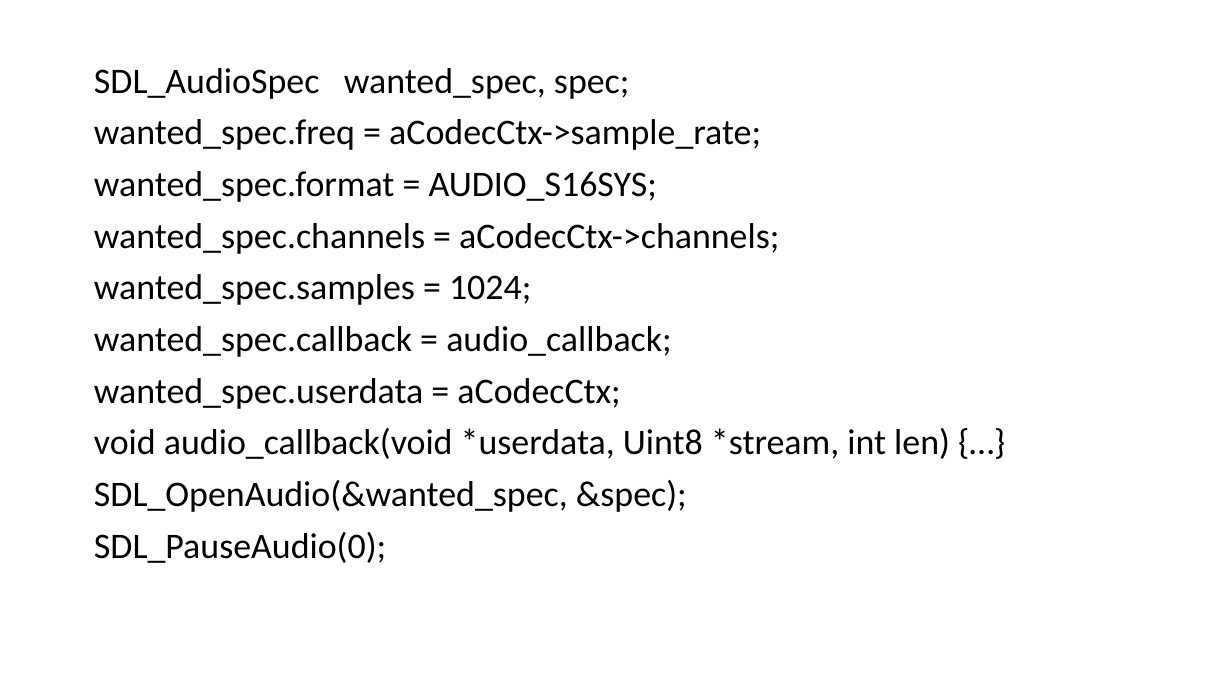
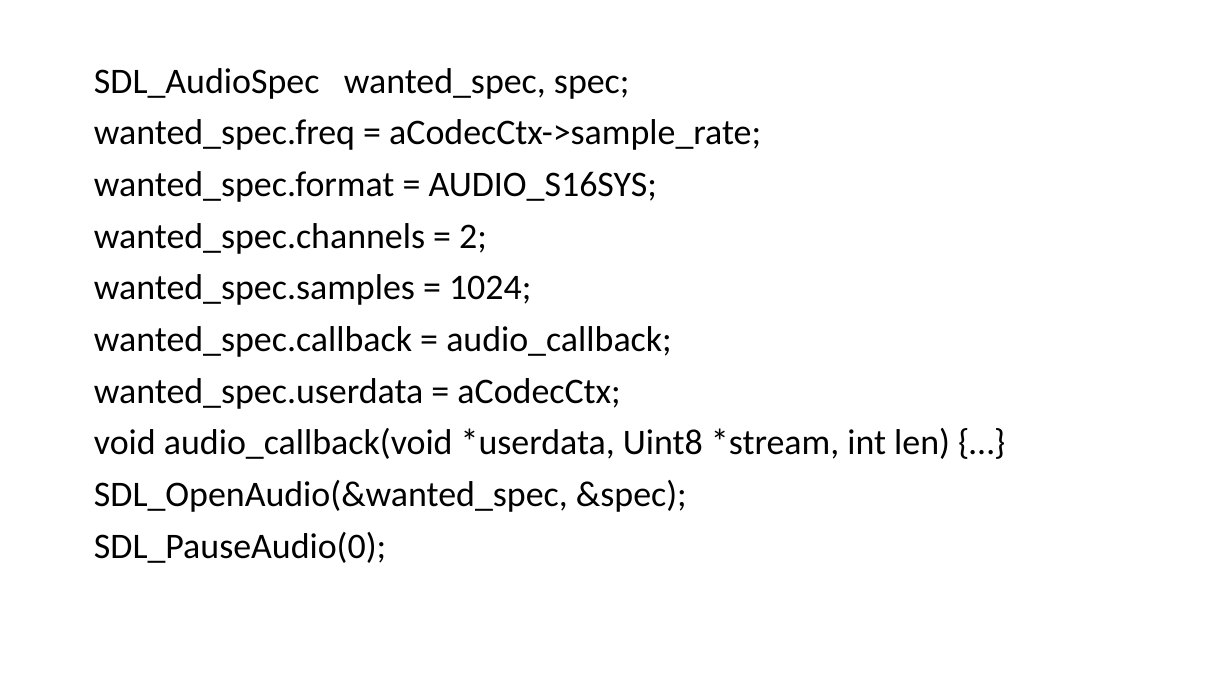
Before and after one commit to shileiz/notes, a slide deck: slide 6 of FFmpeg/slides/03/SDL-AUDIO.pptx. Drawn at 1232x693 pixels with LibreOffice and Linux fonts; fonts in the diff are those of the drawing. Boxes give left, top, right and bottom in pixels: in the first picture for what was removed or moved away, otherwise in the second. Text is boxed around its words. In the diff, an @@ line names an element or a change of style, - is before the commit and + after.

```diff
--- a/FFmpeg/slides/03/SDL-AUDIO.pptx
+++ b/FFmpeg/slides/03/SDL-AUDIO.pptx
@@ text at (x1=94, y1=223, x2=487, y2=254): text changed @@
-wanted_spec.channels = aCodecCtx->channels;
+wanted_spec.channels = 2;
```
Also in this commit, not shown: 1 other file.
